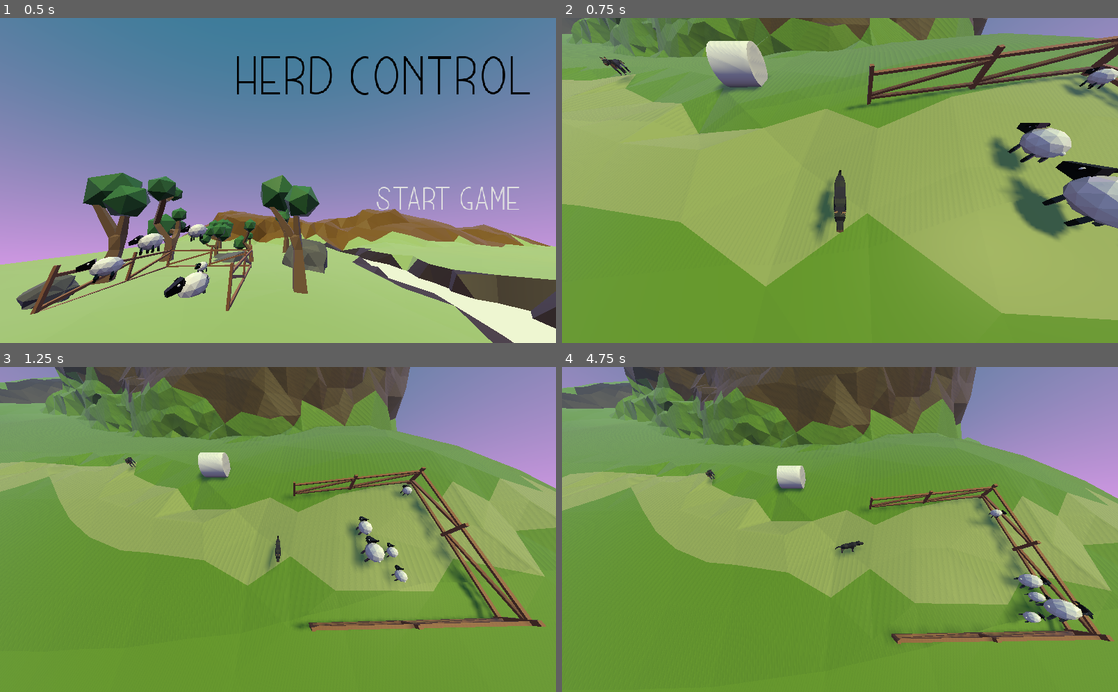
Above: before the commit, frames 1-4 (two rows, left to right).
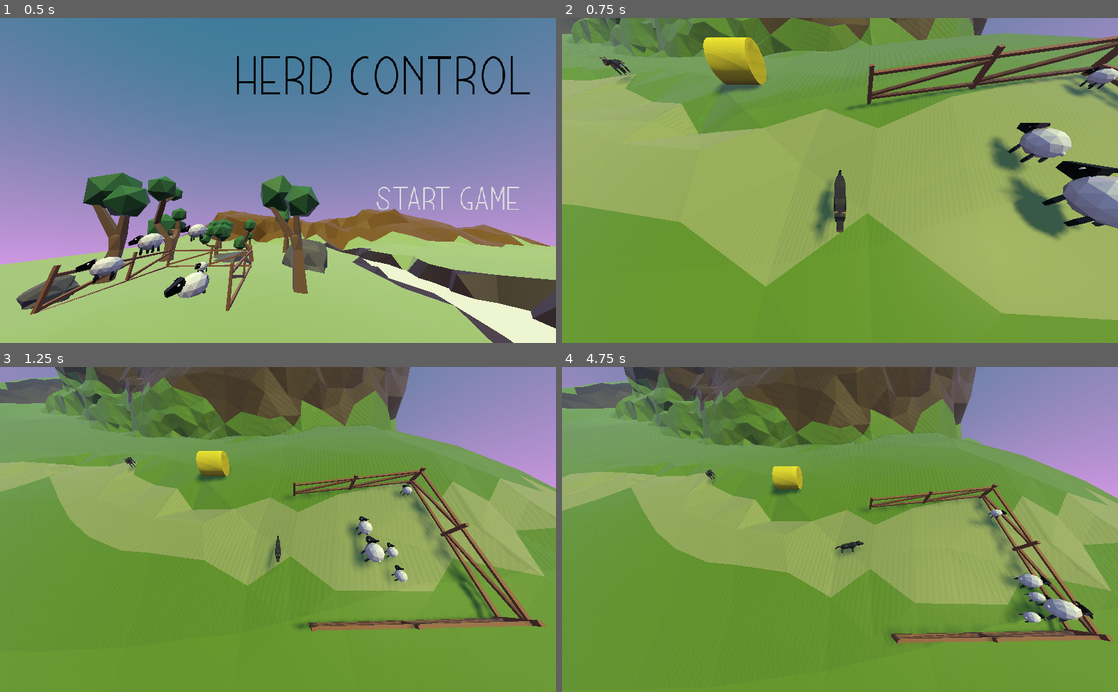
Above: after the commit, the same moments.

Repository: panic-fennecs/ideal-garbanzo
Game: Godot game, scene res://StartScreen.tscn
Two runs of this game, one before a commit and one after it. Both use one fixed random seed, a clock stepped at 60 frames per second and the inputs below. Sound files missing from this copy of the repository are replaced by a short silence.
Inputs (mouse positions are in pixels of both pictures, inside the frame that each line leads up to):
- Up to frame 1 (0.5 s): no input
- Up to frame 2 (0.75 s): click "Start Game" at 0.5 s
- Up to frame 3 (1.25 s): no input
- Up to frame 4 (4.75 s): tap Enter at 1.25 s; move the mouse to (962, 513) at 1.27 s; click (962, 513) at 1.42 s; drag from (728, 545) to (812, 594) at 2.02 s; move the mouse to (895, 458) at 2.77 s; click (895, 458) at 2.92 s; drag from (812, 594) to (673, 480) at 3.52 s; move the mouse to (1006, 578) at 4.27 s; click (1006, 578) at 4.42 s

Frame 1 is identical in both runs. In frame 2, 1.4% of the frame differs, in the area x 25-37%, y 5-22%; in frame 3, 0.4%; in frame 4, 0.5%.

Commit message:
yellow hay; hay in level 1

Diff:
--- a/Hay.gd
+++ b/Hay.gd
@@ -13,11 +13,11 @@
 
 func _process(delta):
 	if dir:
-		transform = transform.looking_at(transform.origin + dir, Vector3.UP)
+		look_at(transform.origin + dir, Vector3.UP)
 		var vel = dir * mix(speed, 0, min(1, time))
 		var _c = move_and_slide(vel, Vector3.UP)
-		_c = move_and_collide(Vector3.UP * -100)
 		time = time + delta * damp
+	var _c = move_and_collide(Vector3.UP * -100)
 
 func push(dir2):
 	dir = Vector3(dir2.x, 0, dir2.y)
--- a/Hay.tscn
+++ b/Hay.tscn
@@ -1,10 +1,13 @@
-[gd_scene load_steps=4 format=2]
+[gd_scene load_steps=5 format=2]
 
 [ext_resource path="res://Hay.gd" type="Script" id=1]
 
-[sub_resource type="SphereShape" id=3]
+[sub_resource type="SphereShape" id=1]
 
 [sub_resource type="CylinderMesh" id=2]
+
+[sub_resource type="SpatialMaterial" id=3]
+albedo_color = Color( 0.960784, 0.898039, 0.211765, 1 )
 
 [node name="Hay" type="KinematicBody"]
 input_ray_pickable = false
@@ -12,9 +15,9 @@
 
 [node name="CollisionShape" type="CollisionShape" parent="."]
 transform = Transform( -4.88762e-07, -3, 0, 3, -4.88762e-07, 0, 0, 0, 3, 0, 0, 0 )
-shape = SubResource( 3 )
+shape = SubResource( 1 )
 
 [node name="MeshInstance" type="MeshInstance" parent="."]
 transform = Transform( -4.88762e-07, -3, 0, 3, -4.88762e-07, 0, 0, 0, 3, 0, 0, 0 )
 mesh = SubResource( 2 )
-material/0 = null
+material/0 = SubResource( 3 )
--- /dev/null
+++ b/Level1.gd
@@ -0,0 +1,8 @@
+extends Spatial
+
+var hays = []
+
+func _ready():
+	for c in get_children():
+		if c is KinematicBody and c.is_in_group("hay"):
+			hays.push_back(c)
--- a/Level1.tscn
+++ b/Level1.tscn
@@ -12,6 +12,8 @@
 [ext_resource path="res://StartZone.tscn" type="PackedScene" id=10]
 [ext_resource path="res://EndZone.tscn" type="PackedScene" id=11]
 [ext_resource path="res://AchievementArea.gd" type="Script" id=12]
+[ext_resource path="res://Level1.gd" type="Script" id=13]
+[ext_resource path="res://Hay.tscn" type="PackedScene" id=14]
 
 [sub_resource type="ConcavePolygonShape" id=1]
 data = PoolVector3Array( 0.5377, 0.0253, -0.4768, 0.5123, 0.0266, -0.5331, 0.4626, 0.024, -0.4763, -0.5317, 0.0076, -0. …(235974 unchanged characters)…
@@ -26,6 +28,7 @@
 
 [node name="Level" type="Spatial"]
 transform = Transform( 200, 0, 0, 0, 200, 0, 0, 0, 200, -110, -7.52779, -150 )
+script = ExtResource( 13 )
 
 [node name="Ground" type="StaticBody" parent="."]
 script = ExtResource( 1 )
@@ -194,6 +197,9 @@
 [node name="CollisionShape" type="CollisionShape" parent="AchievementArea"]
 transform = Transform( 1, 0, 0, 0, 1, 0, 0, 0, 1, 0.200365, 0, 0.06521 )
 shape = SubResource( 4 )
+
+[node name="Hay" parent="." instance=ExtResource( 14 )]
+transform = Transform( 0.00353553, 0, 0.00353553, 0, 0.005, 0, -0.00353553, 0, 0.00353553, 0.225753, 0.0529719, 0.525731 )
 [connection signal="input_event" from="Ground" to="Ground" method="_on_Ground_input_event"]
 [connection signal="body_entered" from="AchievementArea" to="AchievementArea" method="_on_AchievementArea_body_entered"]
 
Not shown: 1 places in Level1.tscn that only renumber resources
